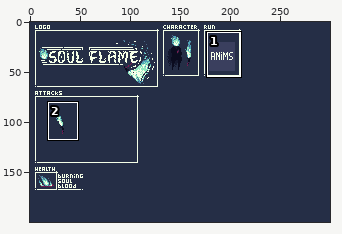
Pixel-art file, stored at Aseprite/MC sprites.aseprite. The picture above shows the old version from afar; the outline marks the close-up.
Close-up. Old version:
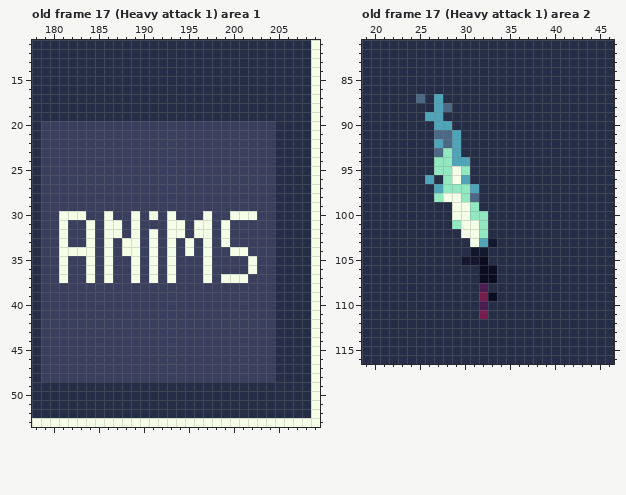
300x200 pixels, 56 frames. Shown: old frame 17 (Heavy attack 1) area 1: x 178..209, y 11..53; old frame 17 (Heavy attack 1) area 2: x 19..46, y 81..116. The commit also changed other frames or places, which this record leaves out.
Now the later version:
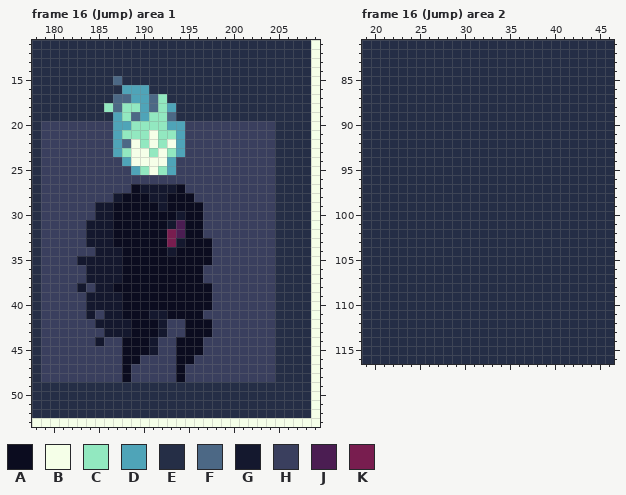
Palette (. is transparent): A #0b0c1f  B #f5ffe8  C #92e8c0  D #4fa4b8  E #252e46  F #4c6885  G #14182e  H #3a3f5e  J #4b1d52  K #781d4f
A new or re-ordered frame is compared with the old frame closest to it.
Commit message: Tilesheet and jump
The exact change:
frames 56 -> 62
layer "Character/Jump/Cape" added
layer "Character/Jump/Body" added
layer "Character/Jump/Head" added
Changed rows in their new state; - is an unchanged pixel.
Frame 16 (Jump) area 1 is new; against old frame 17 (Heavy attack 1):
first column x 181:
15 ------F---------------
16 -------DDD------------
17 ------FFDDFC----------
18 -----CFCCDFCD---------
19 ------DCFDCCF---------
20 ------DDCCCCDD--------
21 ------DCCCBCCD--------
22 ------DFBCBCBD--------
23 ------DCBBCBCD--------
24 -------DBBBBD---------
25 --------DCBCD---------
27 --------AGGGGA--------
28 ------GAAAGGAAA-------
29 ----GGAAAAAGAAAA------
30 HHH-GGAAAAAAAGAAH--HHH
31 H--GGGAAAAAAGJAAH-H---
32 H--GGGAAAAAAKJAAH-H---
33 H--GGGAAAAAAKGAAA-H---
34 HHHHGGGAAAAAGAAAA--HH-
35 H-GGGGGAAAAAAAAAA----H
36 H--GGGGAAAAAAAAAH----H
37 H--GGGGAAAAAAAAAH-HHH-
38 --G-GGAAAAAAAAAAA-----
39 ---GGGGAAAAAAAAAA-----
40 ---GGGGAAAAAAAAAA-----
41 ---G-GGAAAGGAAAA------
42 ----GGGGAAAG--AAA-----
43 -----GGGAAAG--AAA-----
44 ----G--AAAG--AAA------
45 -------AAAG--AAA------
46 -------AA----AA-------
47 -------A-----A--------
48 -------A-----A--------
Frame 16 (Jump) area 2 is new; against old frame 17 (Heavy attack 1), layer "Character/Attacks/Heavy attack 1/Sword":
first column x 25:
 87 E-E------
 88 --EE-----
 89 -EE------
 90 --EE-----
 91 --EEE----
 92 --EEE----
 93 --EEE----
 94 --EEEE---
 95 --EEEE---
 96 -E-EEE---
 97 --EEEEE--
 98 --EEEEE--
 99 ----EEE--
100 ----EEEE-
101 ----EEEE-
102 -----EEE-
103 ------EEE
104 ------EE-
105 -----EEE-
106 -------EE
107 -------EE
108 -------E-
109 -------EE
110 -------E-
111 -------E-
Changed places in both close-ups, as pixel boxes (x1, y1, x2, y2):
changed: (59, 76, 257, 382)
changed: (416, 94, 497, 319)
